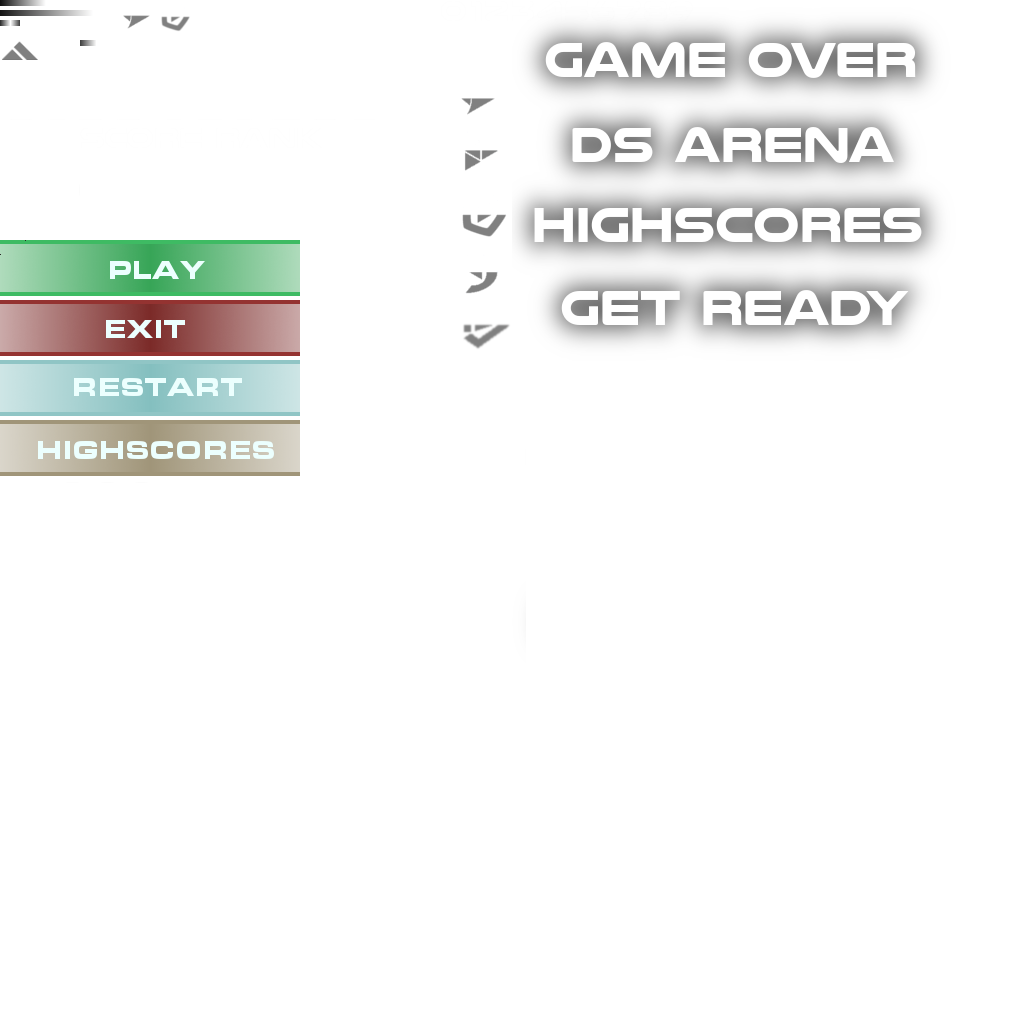
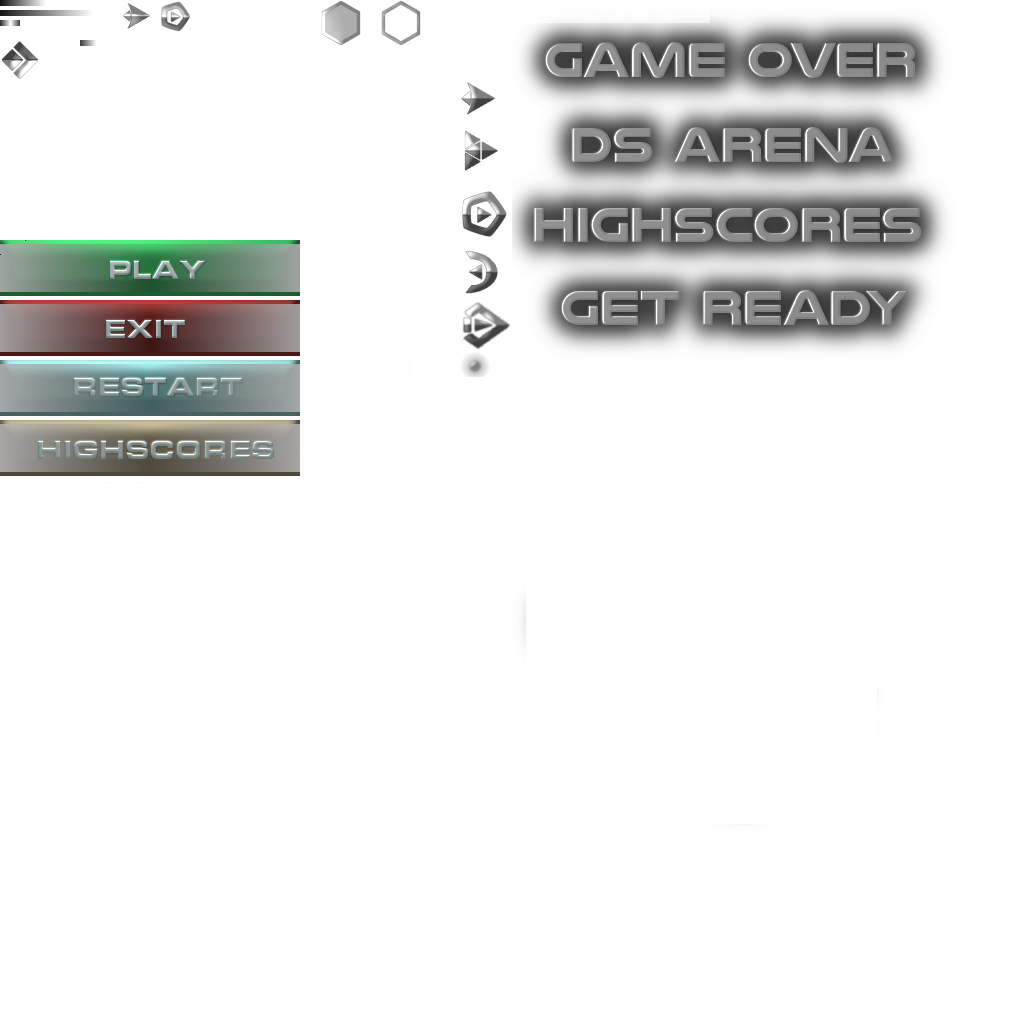
Comparing the layer stacks of the two 1024 x 1024 images. Changes:
removed layer "Ebene #12" over [38, 261, 274, 460]
removed layer "Ebene #10" over [0, 240, 26, 255]
painted on "Ebene #24" over [0, 1, 951, 827]
